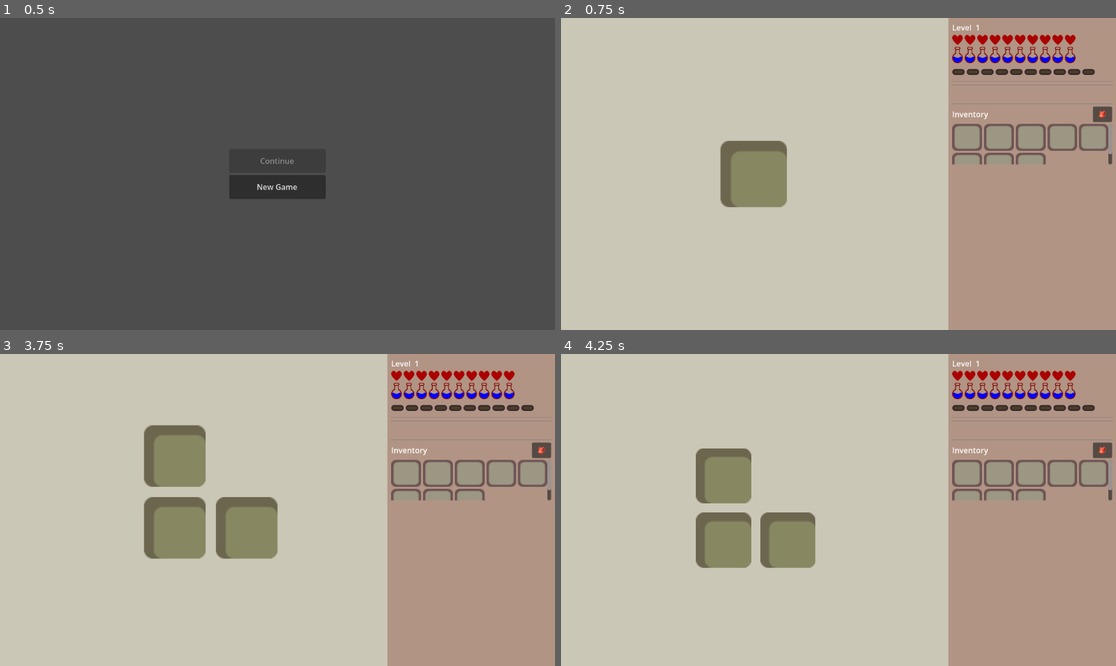
Above: before the commit, frames 1-4 (two rows, left to right).
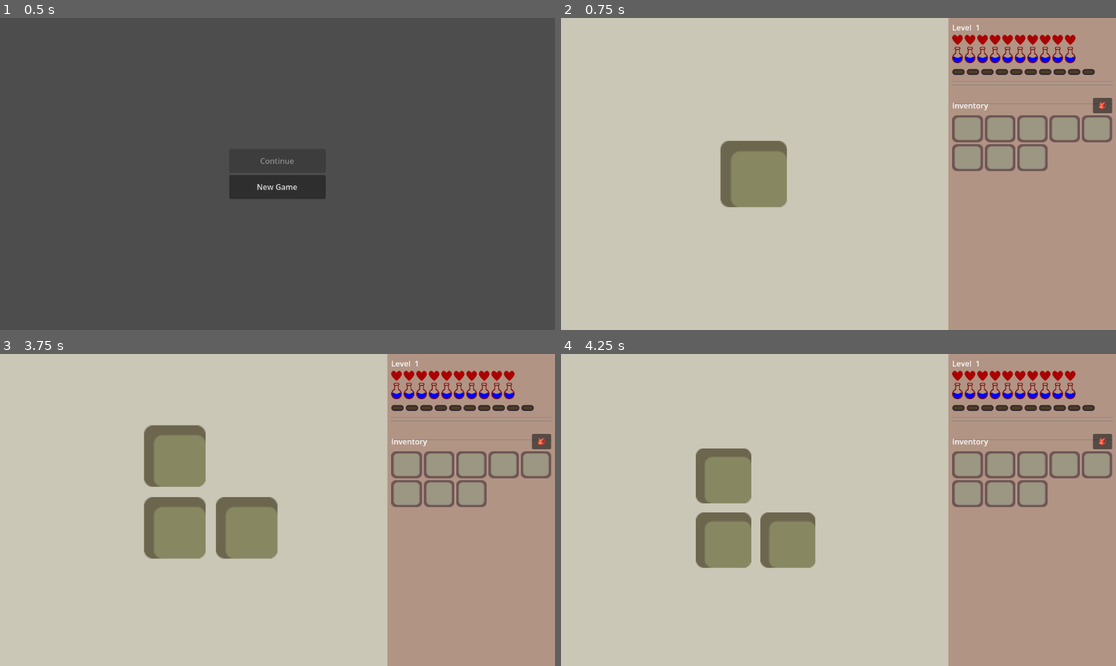
Above: after the commit, the same moments.

Repository: jiexdrop/run-reset
Game: Godot game, scene res://scenes/init.tscn
Same seed, same stepped clock (60 frames per second), same inputs: the game is played once before the commit and once after it.
Inputs (mouse positions are in pixels of both pictures, inside the frame that each line leads up to):
- Up to frame 1 (0.5 s): no input
- Up to frame 2 (0.75 s): click "New Game" at 0.5 s
- Up to frame 3 (3.75 s): click "🎒" at 1.25 s; click "🎒" at 2 s; click "🎒" at 2.75 s; tap Enter at 3.5 s; drag from (194, 510) to (333, 441) at 3.52 s
- Up to frame 4 (4.25 s): no input

Frame 1 is identical in both runs. In frame 2, 2.1% of the frame differs, in the area x 70-100%, y 25-49%; in frame 3, 2.1%; in frame 4, 2.1%.

Commit message:
fix inventory and berries restore health

Diff:
--- a/scenes/combat_ui.gd
+++ b/scenes/combat_ui.gd
@@ -30,6 +30,7 @@
 @onready var attack_bar:     HFlowContainer  = $MarginContainer/VBox/AttackBar
 @onready var combat_section: Control         = $MarginContainer/VBox/CombatSection
 @onready var log_label:      Label           = $MarginContainer/VBox/LogLabel
+@onready var inv_ui:         Control         = $MarginContainer/VBox/InventoryUI
 
 var _active_mob_ids:   Array  = []
 var _attacks:          Array  = []
@@ -45,6 +46,8 @@
 	combat_section.visible = false
 	prev_button.pressed.connect(_scroll_mobs.bind(-1))
 	next_button.pressed.connect(_scroll_mobs.bind(1))
+	if inv_ui:
+		inv_ui.slot_clicked.connect(_on_inventory_slot_clicked)
 
 func refresh_stats() -> void:
 	var p = GameState.player
@@ -307,3 +310,19 @@
 	mob_scroll.scroll_horizontal = _scroll_index * CARD_WIDTH
 	prev_button.disabled = (_scroll_index == 0)
 	next_button.disabled = (_scroll_index >= card_count - 1)
+
+func _on_inventory_slot_clicked(index: int) -> void:
+	var slot = InventoryState.hotbar[index]
+	var item_key = slot.get("item_key", "")
+	if slot.get("frozen", false) or item_key == "":
+		return
+	# Handle berries
+	if item_key == "berries":
+		var p = GameState.player
+		p["hp"] = min(p.get("hp", 0) + 3, p.get("max_hp", 10))
+		GameState.player = p
+		InventoryState.set_hotbar_item(index, "")
+		GameState.mark_dirty()
+		SaveManager.save()
+		refresh_stats()
+		_log("You eat berries and restore 3 HP.")
--- a/scenes/inventory_ui.tscn
+++ b/scenes/inventory_ui.tscn
@@ -37,7 +37,7 @@
 text = "🎒"
 
 [node name="ScrollContainer" type="ScrollContainer" parent="VBox" unique_id=400000020]
-custom_minimum_size = Vector2(0, 80)
+custom_minimum_size = Vector2(0, 120)
 layout_mode = 2
 size_flags_horizontal = 3
 size_flags_vertical = 3
